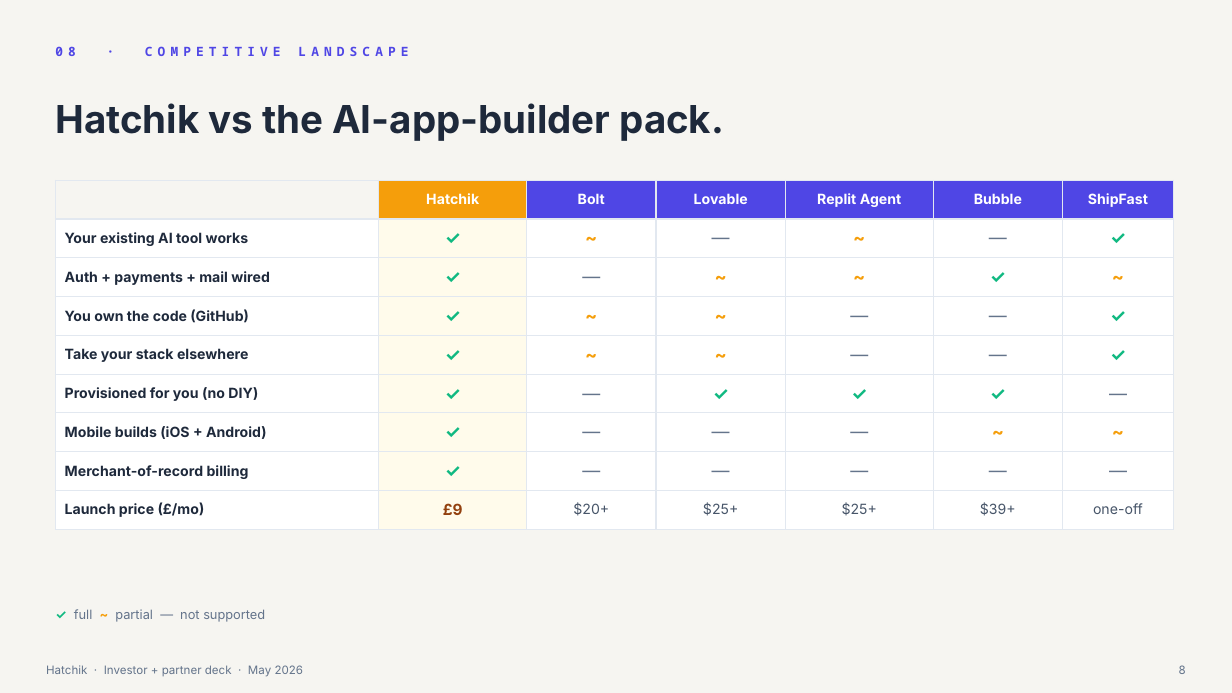
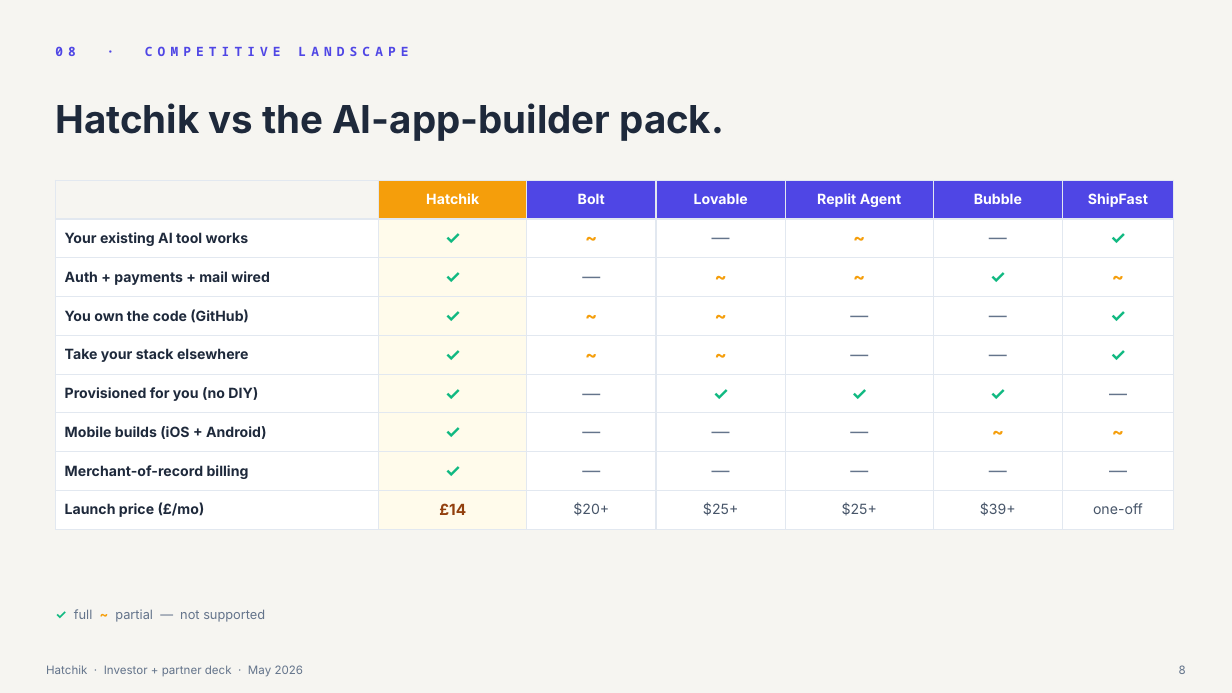
Before and after one commit to mfazicoder/slideatelier, a slide deck: slide 8 of proposals/hatchik/hatchik-pitch-deck.pptx. Drawn at 1232x693 pixels with LibreOffice and Linux fonts; fonts in the diff are those of the drawing. Boxes give left, top, right and bottom in pixels: in the first picture for what was removed or moved away, otherwise in the second. Text is boxed around its words. In the diff, an @@ line names an element or a change of style, - is before the commit and + after.

```diff
--- a/proposals/hatchik/hatchik-pitch-deck.pptx
+++ b/proposals/hatchik/hatchik-pitch-deck.pptx
@@ table at [55, 180, 1174, 521] @@
-row 9, column 2: £9
+row 9, column 2: £14
```
Also in this commit, not shown: 7 other slides changed, 4 slides added, 3 slides removed, 2 other files.
